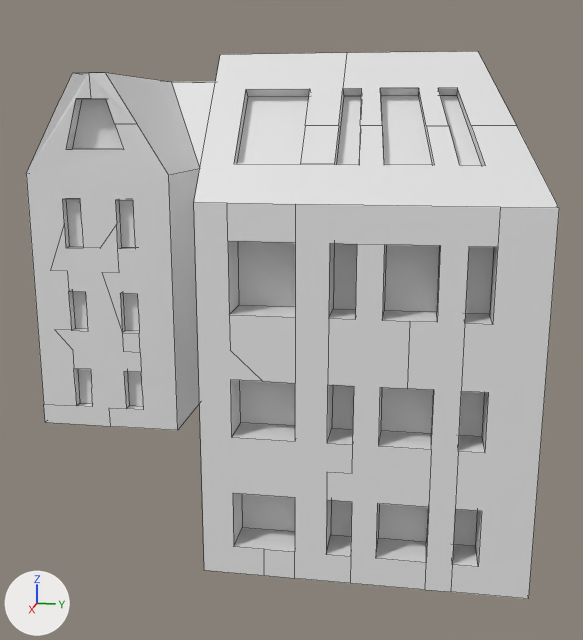
An edit to the Blender file ErstigolfUnity/Assets/Models/wohnheimgebäude.blend, drawn before and after from the same camera.
Rendered twice from a 50 mm lens placed at (5.55, 1.21, 1.59), pointed at (0.27, 0.15, 0.27). Arrows for +X, +Y and +Z are at lower left; the lights stay in place. Mesh edges are drawn as thin lines.
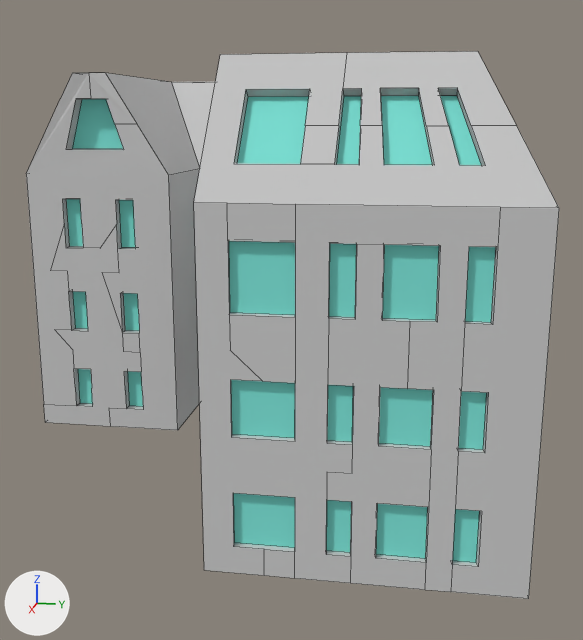
Commit message: wohnheimgebäude window mat index

Pixel boxes (x1, y1, x2, y2) of what changed, in the pictures (583 x 640 px; the box of a moved part takes in the faces that stretch with it):
```json
{"object": "Cube", "change": "reshaped, recoloured", "before": [26, 51, 559, 599], "after": [26, 51, 559, 599]}
{"part": 1, "of": "me_cube_002", "change": "moved or reshaped", "before": [228, 241, 498, 567], "after": [228, 241, 498, 567]}
{"part": 2, "of": "me_cube_002", "change": "recoloured", "before": [26, 51, 559, 599], "after": [26, 51, 559, 599]}
{"part": 3, "of": "me_cube_002", "change": "recoloured", "before": [237, 96, 481, 165], "after": [237, 96, 481, 165], "on screen": "white to cyan"}
{"part": 4, "of": "me_cube_002", "change": "recoloured", "before": [67, 99, 143, 407], "after": [67, 99, 143, 407], "on screen": "grey to cyan"}
```

The change, as JSON lines over the scene's bpy script:
```json
{"op": "add", "block": "mat_material", "code": ["mat_material = diffuse_material('Material')", "mat_material.base_color = (0.6, 0.6, 0.6)  # light grey #cbcbcb"]}
{"op": "add", "block": "mat_material_001", "code": ["mat_material_001 = diffuse_material('Material.001')", "mat_material_001.base_color = (0.218, 0.8, 0.711)  # cyan #81e7db"]}
{"block": "me_cube_002", "where": "me_cube_002.from_pydata(...)  # 955 vertices, 519 faces; spans x -5.51..1.0, y -5.84..1.0, z -1.0..3.34"}
{"block": "me_cube_002", "where": "# used by ob_cube; location = (1.487, 1.137, 0.0); rotation_euler = (0.0, 0.0, 0.0375), in degrees (0, 0, 2.1); scale = (0.571, 0.476, 0.571)"}
{"block": "me_cube_002", "change": "me_cube_002 part 1: all 48 vertices in x 0.66, y -1.95..0.5, z -0.75..1.88 are moved by (0.28, -0.01, 0.0)"}
{"block": "me_cube_002", "change": "me_cube_002 part 2: 433 of the faces centred in x -5.51..1.0, y -5.84..1.0, z -1.0..3.34 switch from no material to mat_material (light grey #cbcbcb)"}
{"block": "me_cube_002", "change": "me_cube_002 part 3: 48 of the faces centred in x -5.37..0.66, y -2.09..0.87, z -0.75..2.76 switch from no material to mat_material_001 (cyan #81e7db)"}
{"block": "me_cube_002", "change": "me_cube_002 part 4: 38 of the faces centred in x -5.37..-2.24, y -5.71..-1.34, z -0.75..2.76 switch from no material to mat_material_001 (cyan #81e7db)"}
```
